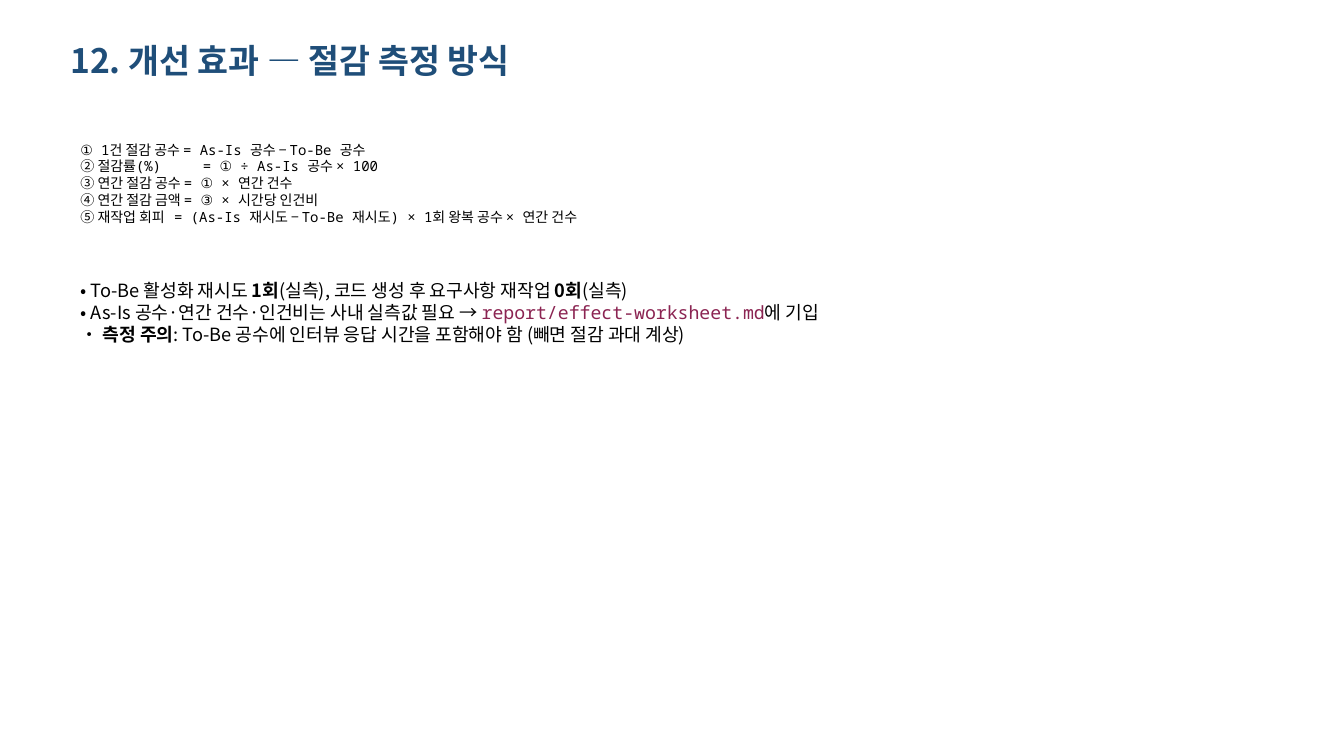
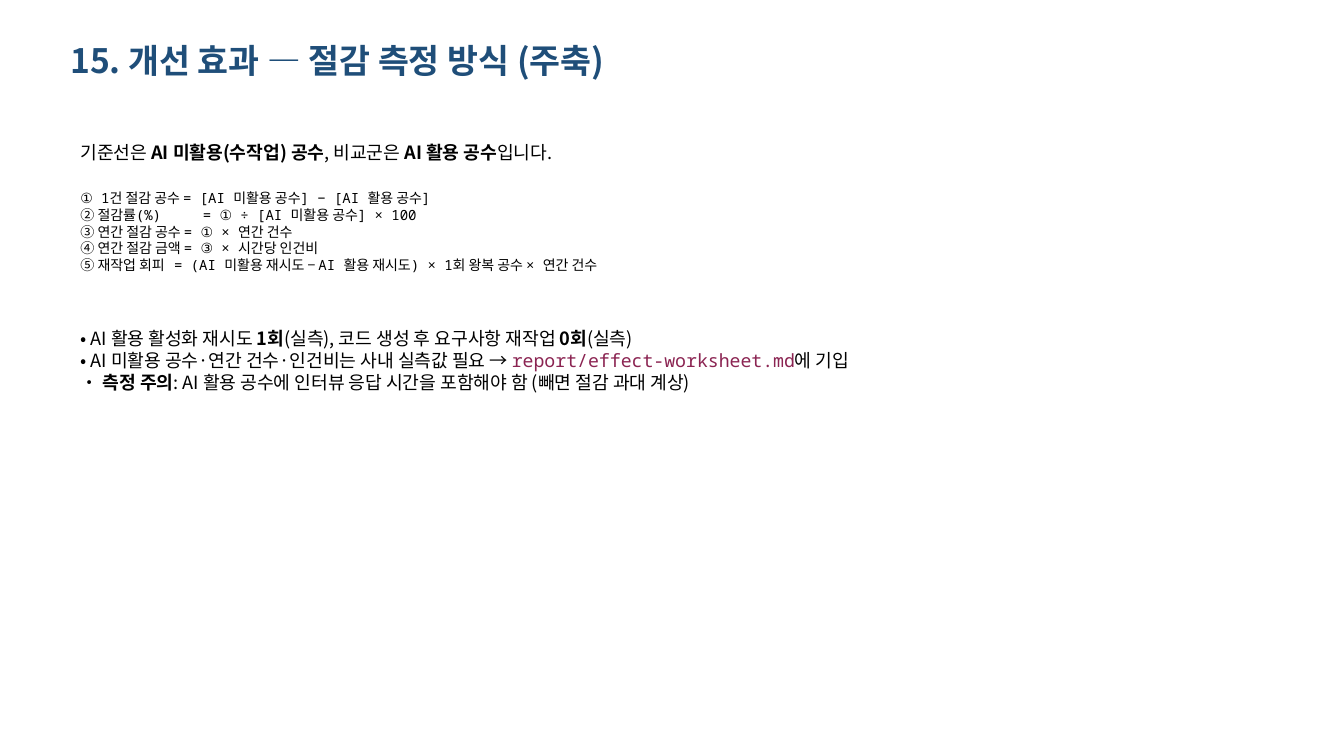
Before and after one commit to hyosungitx00/AI, a slide deck: slide 18 of report/dist/ai-abap-result-deck.pptx (slide 14 before the commit). Drawn at 1344x756 pixels with LibreOffice and Linux fonts; fonts in the diff are those of the drawing. Boxes give left, top, right and bottom in pixels: in the first picture for what was removed or moved away, otherwise in the second. Text is boxed around its words. In the diff, an @@ line names an element or a change of style, - is before the commit and + after.

```diff
--- a/report/dist/ai-abap-result-deck.pptx
+++ b/report/dist/ai-abap-result-deck.pptx
@@ text at [70,45,604,80]: text changed @@
-12. 개선 효과 — 절감 측정 방식
+15. 개선 효과 — 절감 측정 방식 (주축)
@@ text added at [80,143,553,163], 13 pt, text #000000, bold @@
+기준선은 AI 미활용(수작업) 공수, 비교군은 AI 활용 공수입니다.
@@ text "① 1건 절감 공수 = ...": place and size @@
-text "① 1건 절감 공수 = ..." at [80,143,577,225]
+text "① 1건 절감 공수 = ..." at [80,191,598,273]
@@ text at [80,191,430,223]: text changed @@
-① 1건 절감 공수 = As-Is 공수 − To-Be 공수
-② 절감률(%) = ① ÷ As-Is 공수 × 100
+① 1건 절감 공수 = [AI 미활용 공수] − [AI 활용 공수]
+② 절감률(%) = ① ÷ [AI 미활용 공수] × 100
@@ text at [80,258,598,273]: text changed @@
-⑤ 재작업 회피 = (As-Is 재시도 − To-Be 재시도) × 1회 왕복 공수 × 연간 건수
+⑤ 재작업 회피 = (AI 미활용 재시도 − AI 활용 재시도) × 1회 왕복 공수 × 연간 건수
@@ text at [91,329,849,393]: text changed @@
-• To-Be 활성화 재시도 1회(실측), 코드 생성 후 요구사항 재작업 0회(실측)
-• As-Is 공수·연간 건수·인건비는 사내 실측값 필요 → report/effect-worksheet.md에 기입
-• 측정 주의: To-Be 공수에 인터뷰 응답 시간을 포함해야 함 (빼면 절감 과대 계상)
+• AI 활용 활성화 재시도 1회(실측), 코드 생성 후 요구사항 재작업 0회(실측)
+• AI 미활용 공수·연간 건수·인건비는 사내 실측값 필요 → report/effect-worksheet.md에 기입
+• 측정 주의: AI 활용 공수에 인터뷰 응답 시간을 포함해야 함 (빼면 절감 과대 계상)
```
Also in this commit, not shown: 12 other slides changed, 7 slides added, 3 slides removed, 2 other files.
